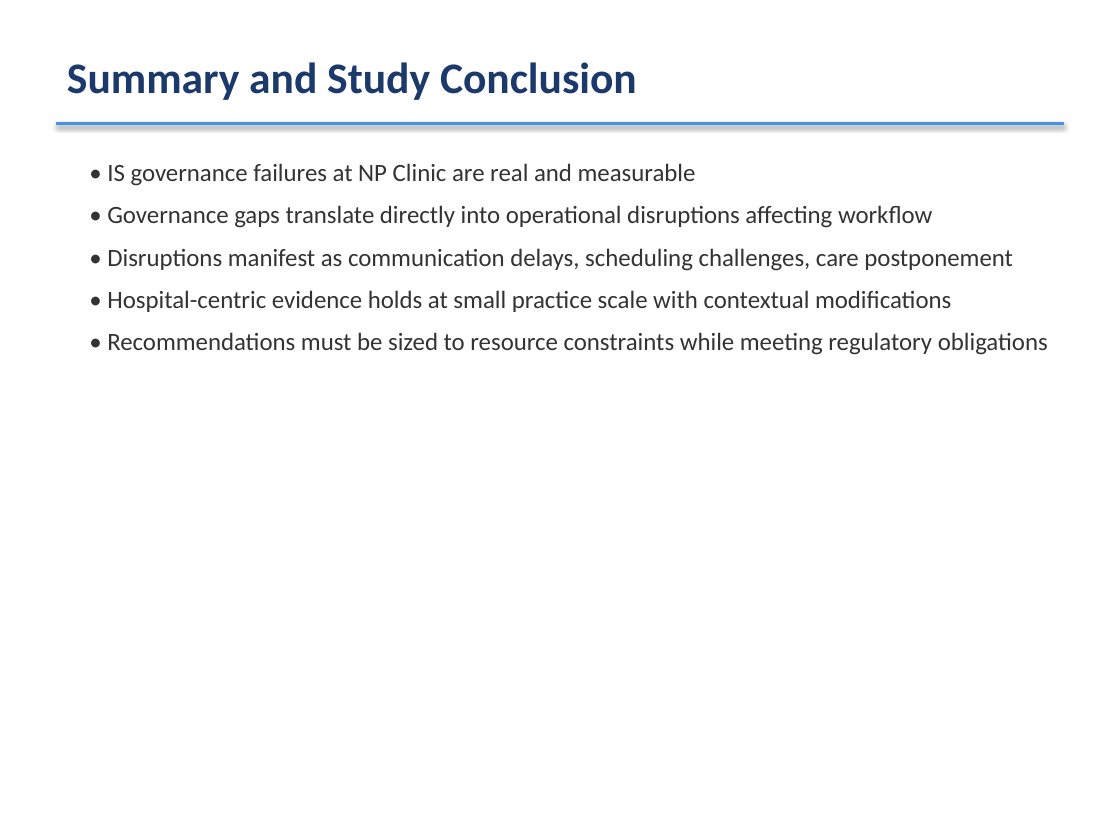
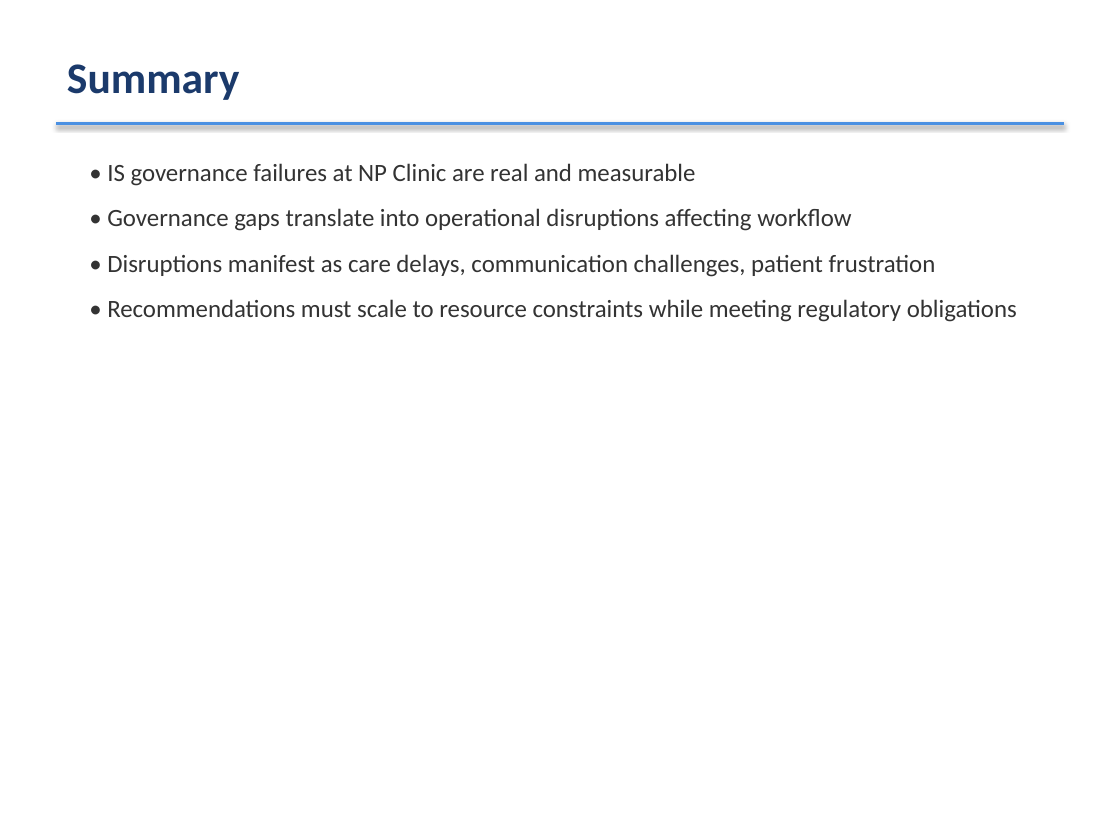
Before and after one commit to CyberNupe/CyberNupe, a slide deck: slide 17 of DRP_Defense_Presentation.pptx (slide 37 before the commit). Drawn at 1120x840 pixels with LibreOffice and Linux fonts; fonts in the diff are those of the drawing. Boxes give left, top, right and bottom in pixels: in the first picture for what was removed or moved away, otherwise in the second. Text is boxed around its words. In the diff, an @@ line names an element or a change of style, - is before the commit and + after.

```diff
--- a/DRP_Defense_Presentation.pptx
+++ b/DRP_Defense_Presentation.pptx
@@ text at (67, 64, 239, 100): text changed @@
-Summary and Study Conclusion
+Summary
@@ text at (107, 208, 1017, 322): text changed @@
-• Governance gaps translate directly into operational disruptions affecting workflow
-• Disruptions manifest as communication delays, scheduling challenges, care postponement
-• Hospital-centric evidence holds at small practice scale with contextual modifications
-• Recommendations must be sized to resource constraints while meeting regulatory obligations
+• Governance gaps translate into operational disruptions affecting workflow
+• Disruptions manifest as care delays, communication challenges, patient frustration
+• Recommendations must scale to resource constraints while meeting regulatory obligations
```
Also in this commit, not shown: 16 other slides changed, 22 slides removed.
